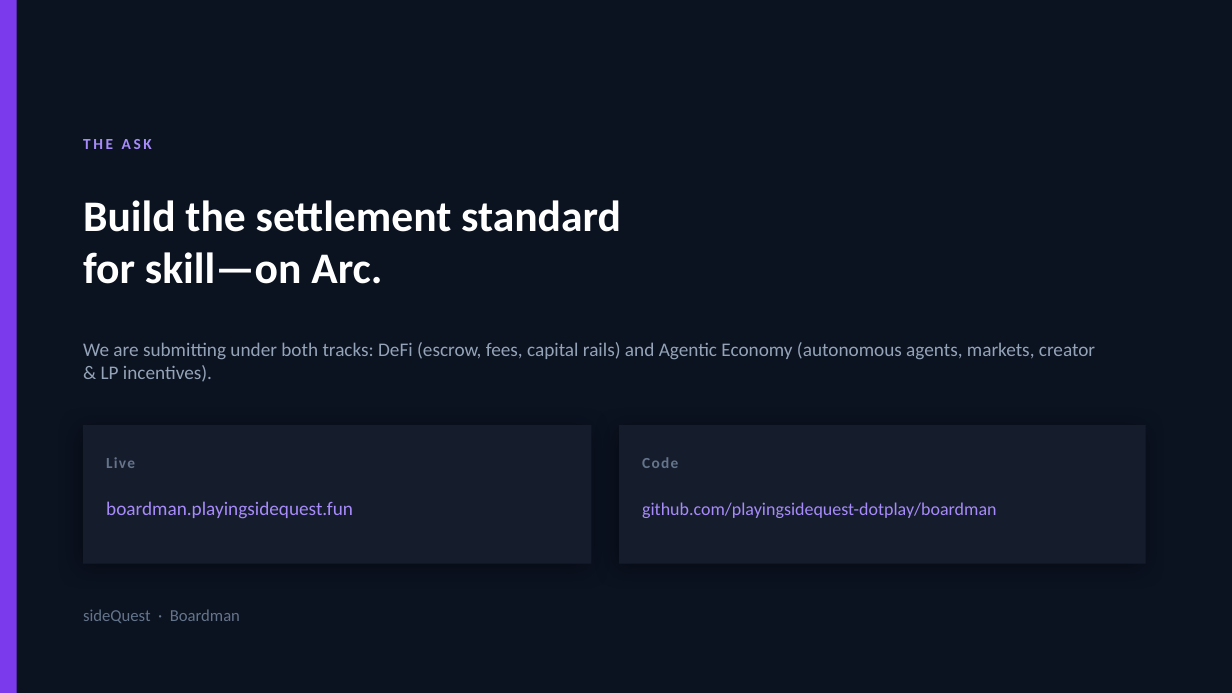
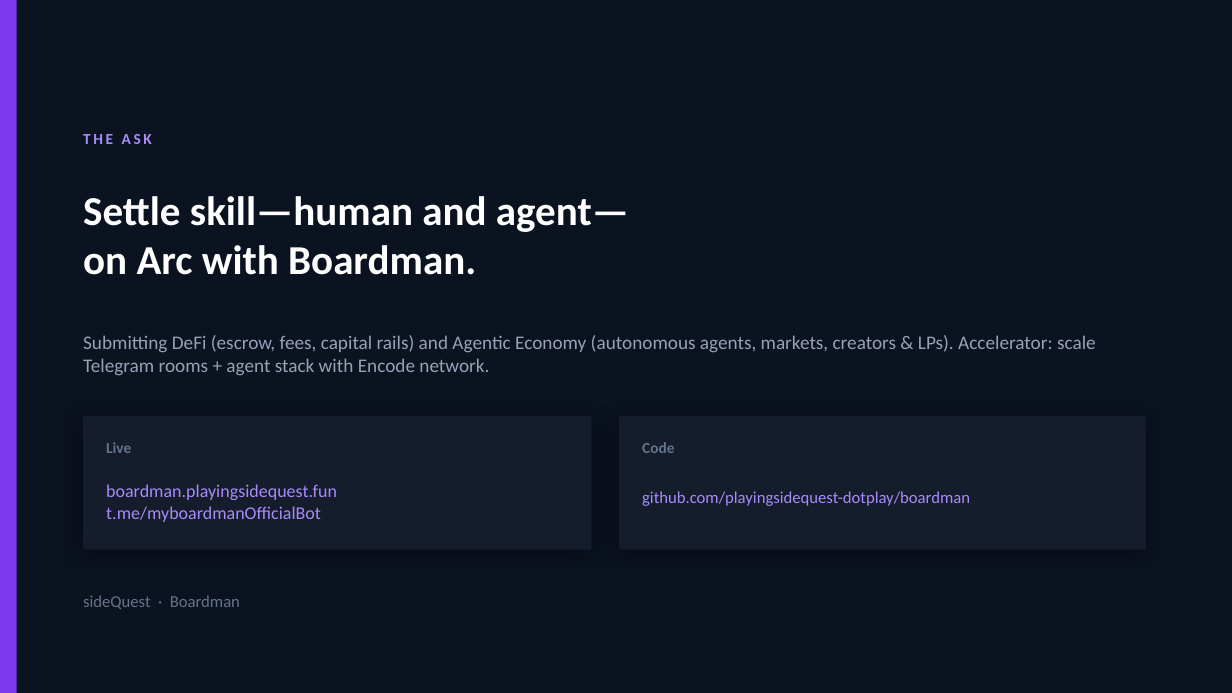
Before and after one commit to 0xkenichi/boardman, a slide deck: slide 12 of demos/Boardman_Arc_Hackathon.pptx. Drawn at 1232x693 pixels with LibreOffice and Linux fonts; fonts in the diff are those of the drawing. Boxes give left, top, right and bottom in pixels: in the first picture for what was removed or moved away, otherwise in the second. Text is boxed around its words. In the diff, an @@ line names an element or a change of style, - is before the commit and + after.

Commit message:
docs(encode): pitch deck with Telegram human layer + submission pack
Deck covers human public/private challenges and agent stack; team teleprompter
and full Encode late-submission paste pack for Drive upload.

```diff
--- a/demos/Boardman_Arc_Hackathon.pptx
+++ b/demos/Boardman_Arc_Hackathon.pptx
@@ text "THE ASK": place and size @@
-text "THE ASK" at box(83, 139, 152, 149)
+text "THE ASK" at box(83, 134, 152, 144)
@@ text at box(83, 196, 629, 275): text changed; size 34 to 32 pt @@
-Build the settlement standard
-for skill—on Arc.
+Settle skill—human and agent—
+on Arc with Boardman.
@@ text at box(83, 335, 1096, 376): text changed @@
-We are submitting under both tracks: DeFi (escrow, fees, capital rails) and Agentic Economy (autonomous agents, markets, creator & LP incentives).
+Submitting DeFi (escrow, fees, capital rails) and Agentic Economy (autonomous agents, markets, creators & LPs). Accelerator: scale Telegram rooms + agent stack with Encode network.
@@ rectangle: place and size @@
-rectangle at box(83, 425, 592, 564)
+rectangle at box(83, 416, 592, 550)
@@ rectangle: place and size @@
-rectangle at box(619, 425, 1146, 564)
+rectangle at box(619, 416, 1146, 550)
@@ 3 texts: place and size @@
-3 texts at box(83, 457, 678, 623)
+3 texts at box(83, 442, 674, 609)
@@ text "Live" at box(106, 442, 131, 453): letter spacing 1 to 0 pt @@
@@ text "Code" at box(642, 442, 674, 453): letter spacing 1 to 0 pt @@
@@ text "boardman.playingsidequest.fun": place and size @@
-text "boardman.playingsidequest.fun" at box(106, 501, 353, 519)
+text "boardman.playingsidequest.fun" at box(106, 484, 337, 522)
@@ text "github.com/playingsidequest-dotplay/boardman": place and size @@
-text "github.com/playingsidequest-dotplay/boardman" at box(642, 502, 996, 518)
+text "github.com/playingsidequest-dotplay/boardman" at box(642, 491, 970, 506)
@@ text "github.com/playingsidequest-dotplay/boardman" at box(642, 491, 970, 506): size 14 to 13 pt @@
@@ text at box(106, 506, 321, 522): paragraph added @@
+t.me/myboardmanOfficialBot
@@ text at box(106, 484, 337, 500): size 15 to 14 pt in "boardman.playingsidequest.fun" @@
```
Also in this commit, not shown: 8 other slides changed, 3 slides added, 3 slides removed, 4 other files.
